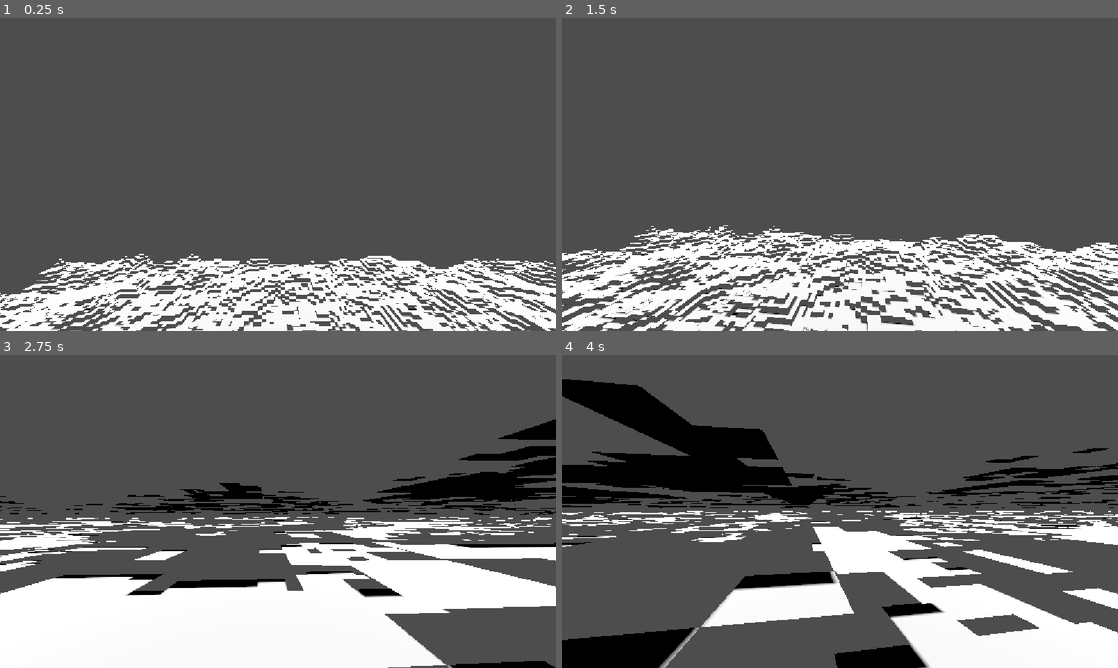
Above: before the commit, frames 1-4 (two rows, left to right).
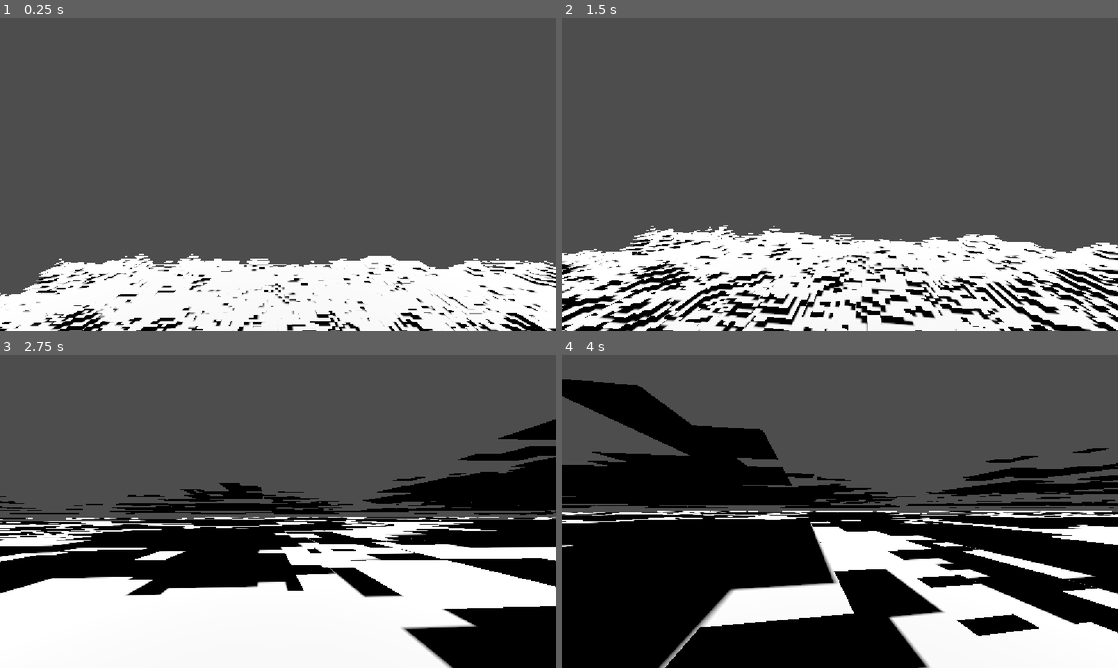
Above: after the commit, the same moments.

Repository: etper/pimpekcraft
Game: Godot game, scene res://scenes/Main.tscn
Same seed, same stepped clock (60 frames per second), same inputs: the game is played once before the commit and once after it.
Inputs (mouse positions are in pixels of both pictures, inside the frame that each line leads up to):
- Up to frame 1 (0.25 s): no input
- Up to frame 2 (1.5 s): tap Enter (ui_accept) at 0.5, 1.35 s; move the mouse to (867, 174) at 0.52 s; hold Enter (ui_accept) 0.53-1.28 s; hold W (move_forward) from 0.53 s (still down); click (867, 174) at 0.67 s; tap Space (jump) at 0.77 s; move the mouse to (812, 174) at 1.27 s
- Up to frame 3 (2.75 s): keep holding W (move_forward); tap Space (jump) at 1.52 s; move the mouse to (289, 505) at 2.02 s; hold Enter (ui_accept) from 2.03 s (still down)
- Up to frame 4 (4 s): keep holding W (move_forward); move the mouse to (834, 517) at 2.77 s; release Enter (ui_accept) at 2.78 s; tap Enter (ui_accept) at 2.85 s; click (834, 517) at 2.92 s; tap Space (jump) at 3.02, 3.77 s; move the mouse to (878, 514) at 3.52 s; hold Enter (ui_accept) from 3.53 s (still down)

The runs differ from the first frame. In frame 1, 6.7% of the frame differs, in the area x 0-100%, y 76-100%; in frame 2, 10%; in frame 3, 19%; in frame 4, 33%, in the area x 0-100%, y 35-100%.

Commit message:
phase 5.1

Diff:
--- a/scripts/chunk.gd
+++ b/scripts/chunk.gd
@@ -144,34 +144,22 @@
     ) / 1000.0
 
 func greedy_mesh_direction(st: SurfaceTool, face: int):
-    if face != 0: # Only top faces for now
+    if face != 0:
         return
 
     for y in range(MAX_HEIGHT):
-
-        var mask = []
-        for z in range(SIZE):
-            mask.append([])
-            for x in range(SIZE):
-
-                var pos = Vector3i(x, y, z)
-
-                # Visible top face?
-                mask[z].append(
-                    blocks.has(pos)
-                    and !blocks.has(pos + Vector3i.UP)
-                )
-
+        var mask = build_mask(face, y)
         greedy_merge_mask(st, mask, face, y)
 
-func build_mask(slice: int) -> Array:
+
+func build_mask(face: int, slice: int) -> Array:
     var mask := []
+    var normal = FACE_NORMALS[face]
 
     for z in range(SIZE):
         mask.append([])
 
         for x in range(SIZE):
-
             var pos = Vector3i(x, slice, z)
 
             var world_pos = Vector3i(
@@ -182,7 +170,7 @@
 
             var visible = (
                 blocks.has(pos)
-                and !world.has_block(world_pos + Vector3i.UP)
+                and !world.has_block(world_pos + normal)
             )
 
             mask[z].append(visible)
--- a/scripts/world.gd
+++ b/scripts/world.gd
@@ -154,3 +154,7 @@
 			if count >= 100:
 				Profiler.print_results()
 				return
+
+func _input(event):
+	if event.is_action_pressed("ui_accept"):
+		Profiler.print_results()
